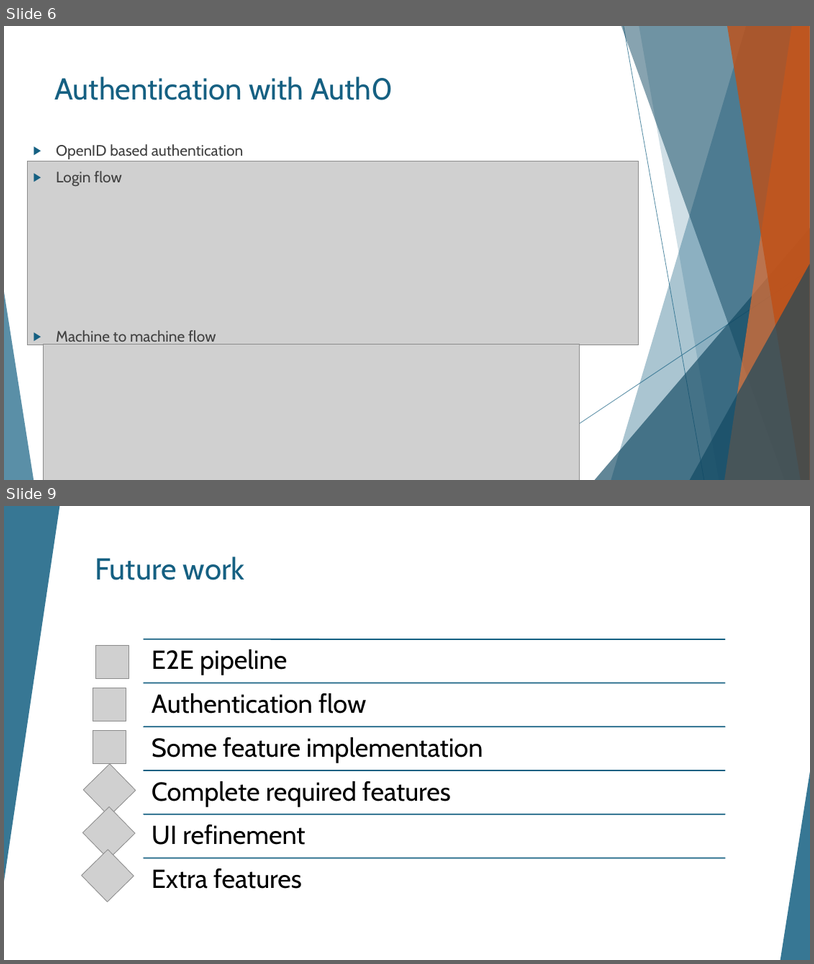
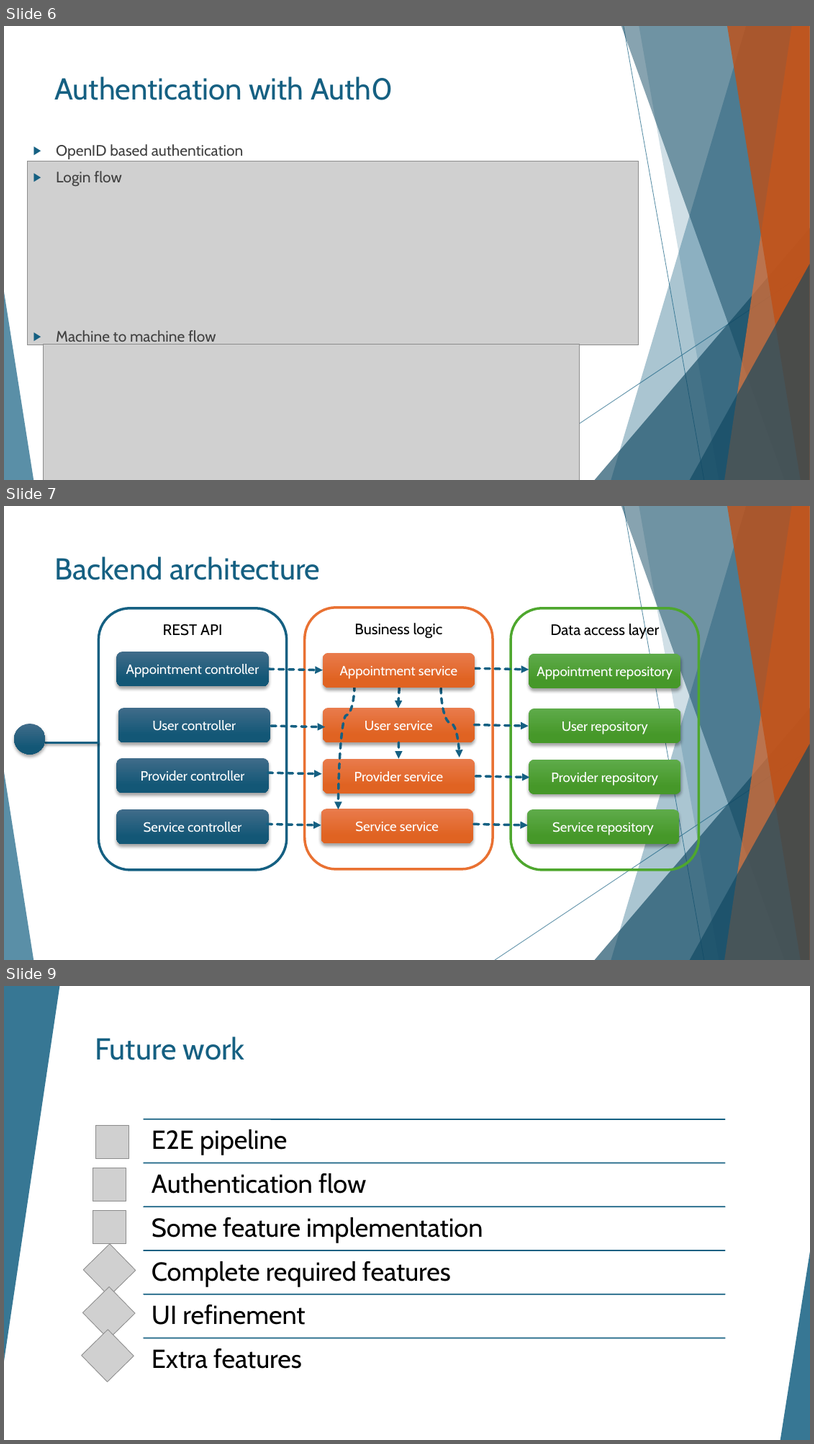
Before and after one commit to julcsi333/appointment-app, a slide deck: docs/Online időpontfoglaló fullstack webalkalmazás fejlesztése.pptx. Shown one above the other, each under a label of ours: slides 6 and 9 before the commit, slides 6, 7 and 9 after it; the slides between them are not shown. The pictures are 814x964 and 814x1444 pixels, drawn with LibreOffice and Linux fonts; fonts in the diff are those of the drawing; grey boxes stand for pictures. Boxes give left, top, right and bottom in pixels: in the first picture for what was removed or moved away, otherwise in the second. Text is boxed around its words. In the diff, an @@ line names an element or a change of style, - is before the commit and + after.

```diff
--- a/docs/Online időpontfoglaló fullstack webalkalmazás fejlesztése.pptx
+++ b/docs/Online időpontfoglaló fullstack webalkalmazás fejlesztése.pptx
@@ slide 7 added at (4,506,810,960), background #FFFFFF; not listed: 10 template elements that a slide beside it also shows @@
@@ title added at (55,556,321,580), 36 pt, text #156082 @@
+Backend architecture
@@ rounded rectangle added at (98,608,286,870), fill #FFFFFF, outline #156082 3 pt, 18 pt, text #000000 @@
+REST API
@@ rounded rectangle added at (305,608,493,869), fill #FFFFFF, outline #E97132 3 pt, 18 pt, text #000000 @@
+Business logic
@@ rounded rectangle added at (511,608,699,870), outline #4EA72E 3 pt, 18 pt, text #000000 @@
+Data access layer
@@ rounded rectangle added at (116,651,268,686), fill gradient #416D8A to #135877, 16 pt, text #FFFFFF @@
+Appointment controller
@@ rounded rectangle added at (323,652,475,687), fill gradient #EA7B4C to #E16422, 16 pt, text #FFFFFF @@
+Appointment service
@@ rounded rectangle added at (529,654,681,688), fill gradient #5FAC4A to #47992A, 16 pt, text #FFFFFF @@
+Appointment repository
@@ arrow added from (269, 669) to (323, 670), #156082 3 pt dashed @@
@@ arrow added from (476, 668) to (529, 669), #156082 3 pt dashed @@
@@ curved arrow added from (355, 686) to (339, 809), #156082 3 pt dashed @@
@@ curved arrow added from (399, 688) to (399, 708), #156082 3 pt dashed @@
@@ curved arrow added from (441, 688) to (460, 757), #156082 3 pt dashed @@
@@ rounded rectangle added at (118,708,270,742), fill gradient #416D8A to #135877, 16 pt, text #FFFFFF @@
+User controller
@@ rounded rectangle added at (323,708,475,742), fill gradient #EA7B4C to #E16422, 16 pt, text #FFFFFF @@
+User service
@@ rounded rectangle added at (529,708,681,743), fill gradient #5FAC4A to #47992A, 16 pt, text #FFFFFF @@
+User repository
@@ ellipse added at (14,723,45,754), fill gradient #416D8A to #135877 @@
@@ line added from (98, 743) to (45, 743), #156082 3 pt @@
@@ arrow added from (271, 726) to (325, 727), #156082 3 pt dashed @@
@@ curved arrow added from (399, 743) to (399, 758), #156082 3 pt dashed @@
@@ arrow added from (475, 724) to (528, 726), #156082 3 pt dashed @@
@@ rounded rectangle added at (116,758,268,793), fill gradient #416D8A to #135877, 16 pt, text #FFFFFF @@
+Provider controller
@@ rounded rectangle added at (323,758,475,793), fill gradient #EA7B4C to #E16422, 16 pt, text #FFFFFF @@
+Provider service
@@ rounded rectangle added at (529,759,681,794), fill gradient #5FAC4A to #47992A, 16 pt, text #FFFFFF @@
+Provider repository
@@ arrow added from (268, 773) to (322, 774), #156082 3 pt dashed @@
@@ arrow added from (476, 776) to (530, 777), #156082 3 pt dashed @@
@@ rounded rectangle added at (116,809,268,844), fill gradient #416D8A to #135877, 16 pt, text #FFFFFF @@
+Service controller
@@ arrow added from (267, 824) to (322, 825), #156082 3 pt dashed @@
@@ rounded rectangle added at (322,808,473,843), fill gradient #EA7B4C to #E16422, 16 pt, text #FFFFFF @@
+Service service
@@ arrow added from (474, 824) to (528, 825), #156082 3 pt dashed @@
@@ rounded rectangle added at (527,809,679,844), fill gradient #5FAC4A to #47992A, 16 pt, text #FFFFFF @@
+Service repository
```
Also in this commit, not shown: 4 slides changed, 1 other slide added, 2 slides removed, 2 other files.
